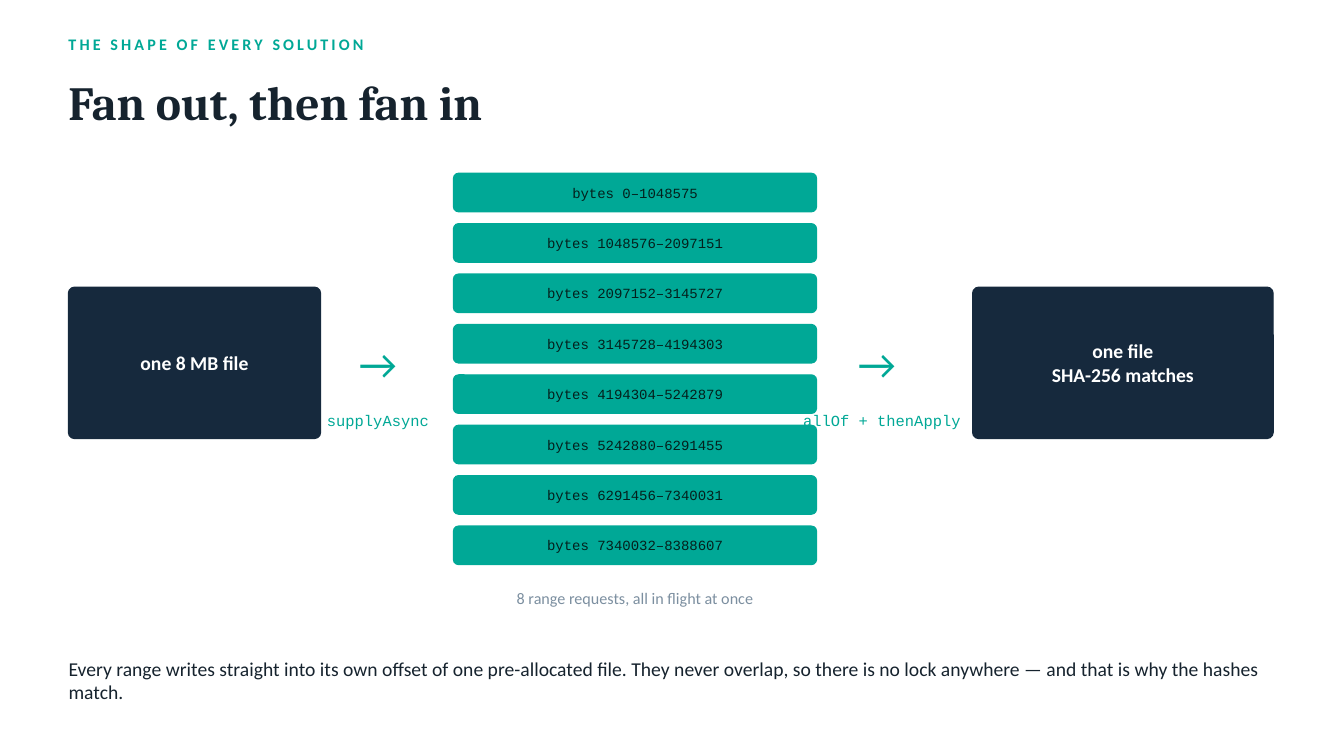
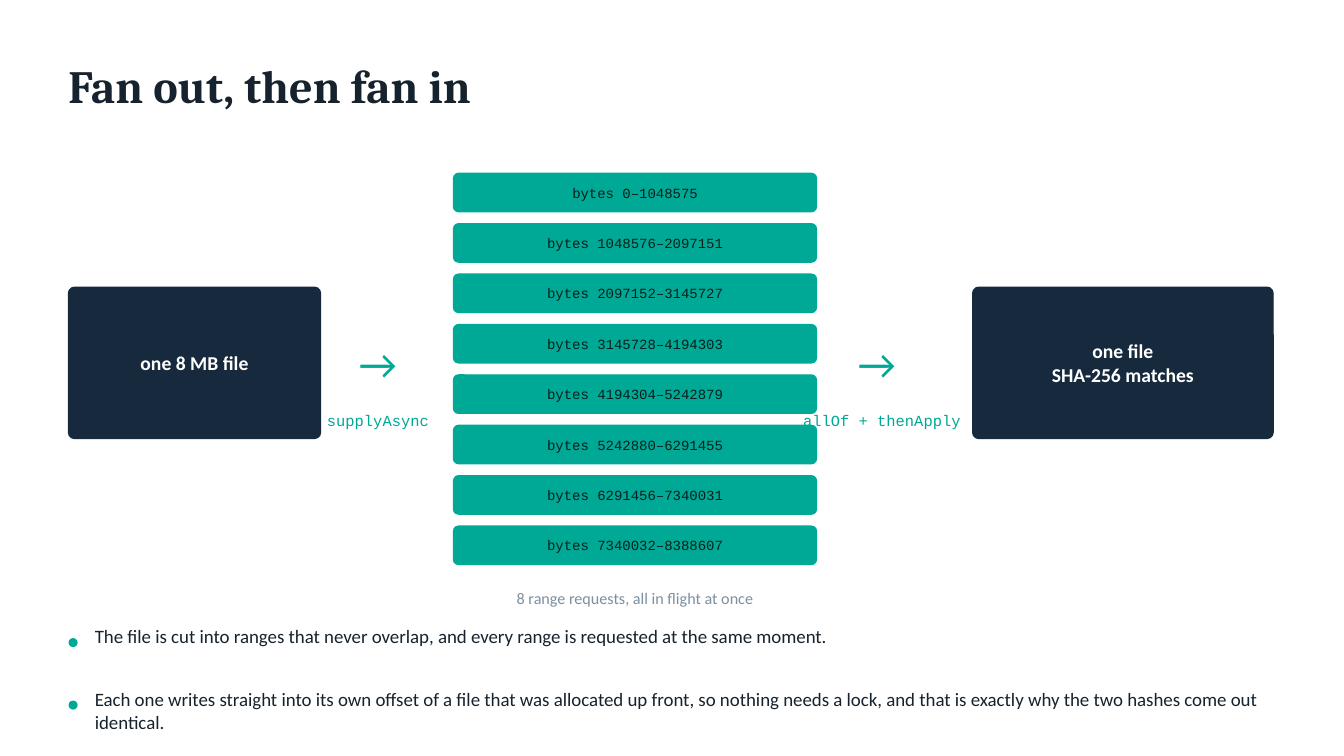
Before and after one commit to techadnank9/completablefuture-demo, a slide deck: slide 5 of CompletableFuture-Presentation.pptx (slide 4 before the commit). Drawn at 1344x756 pixels with LibreOffice and Linux fonts; fonts in the diff are those of the drawing. Boxes give left, top, right and bottom in pixels: in the first picture for what was removed or moved away, otherwise in the second. Text is boxed around its words. In the diff, an @@ line names an element or a change of style, - is before the commit and + after.

```diff
--- a/CompletableFuture-Presentation.pptx
+++ b/CompletableFuture-Presentation.pptx
@@ text "Fan out, then fan in": place and size @@
-text "Fan out, then fan in" at [68, 86, 482, 127]
+text "Fan out, then fan in" at [68, 70, 471, 110]
@@ text "Fan out, then fan in" at [68, 70, 471, 110]: size 34 to 33 pt @@
@@ text removed at [68, 39, 364, 50] @@
-THE SHAPE OF EVERY SOLUTION
@@ ellipse added at [69, 638, 78, 647], fill #00A896 @@
@@ text added at [95, 630, 826, 647], 13.5 pt, text #16232E @@
+The file is cut into ranges that never overlap, and every range is requested at the same moment.
@@ text "Each one writes straight into ..." at [95, 693, 1257, 729]: vertical alignment middle to top @@
@@ ellipse added at [69, 701, 78, 710], fill #00A896 @@
@@ text at [95, 693, 1257, 729]: text changed; size 14 to 13.5 pt @@
-Every range writes straight into its own offset of one pre-allocated file. They never overlap, so there is no lock anywhere — and that is why the hashes match.
+Each one writes straight into its own offset of a file that was allocated up front, so nothing needs a lock, and that is exactly why the two hashes come out identical.
```
Also in this commit, not shown: 7 other slides changed, 1 slide added, 2 other files.
